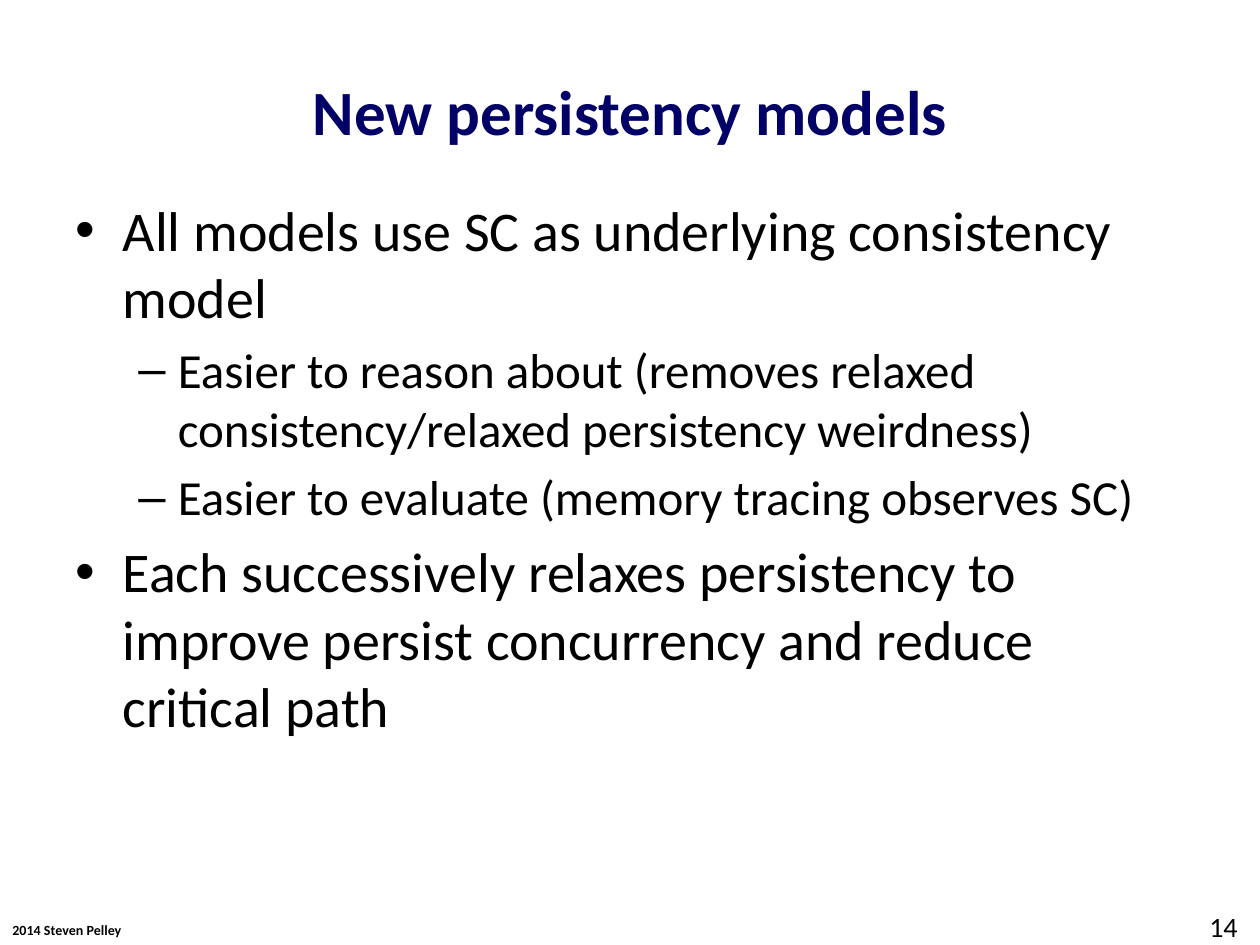
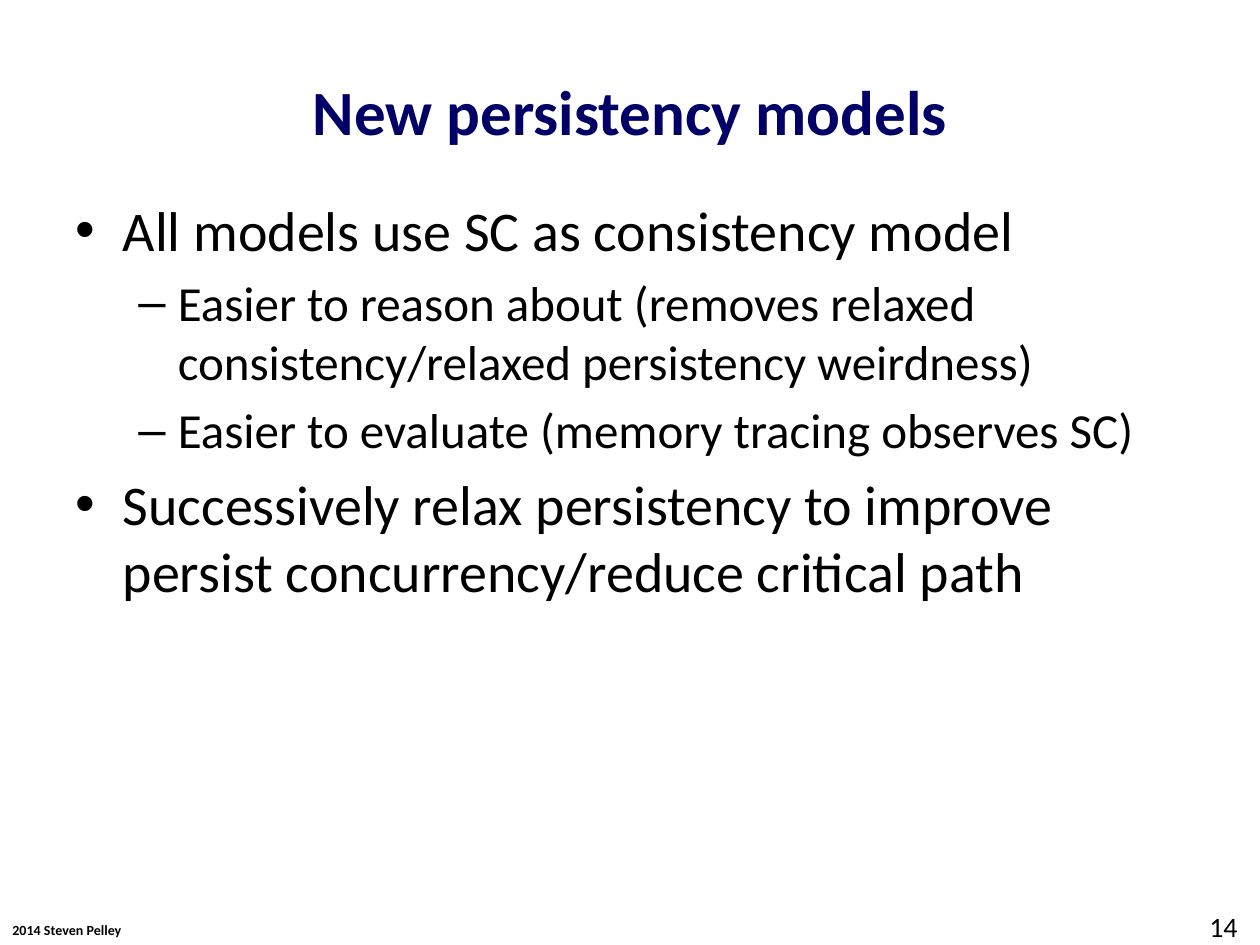
Before and after one commit to Abulila/dissertation, a slide deck: slide 14 of proposal/defense.pptx. Drawn at 1260x945 pixels with LibreOffice and Linux fonts; fonts in the diff are those of the drawing; background and template pictures are left out. Boxes give left, top, right and bottom in pixels: in the first picture for what was removed or moved away, otherwise in the second. Text is boxed around its words. In the diff, an @@ line names an element or a change of style, - is before the commit and + after.

Commit message:
inserting examples for persist epoch races and strand persistency

```diff
--- a/proposal/defense.pptx
+++ b/proposal/defense.pptx
@@ text at <box>123,212,1013,260</box>: text changed @@
-• All models use SC as underlying consistency model
+• All models use SC as consistency model
@@ text at <box>123,486,1053,601</box>: text changed @@
-• Each successively relaxes persistency to improve persist concurrency and reduce critical path
+• Successively relax persistency to improve persist concurrency/reduce critical path
```
Also in this commit, not shown: 6 other slides changed, 1 slide added, 1 slide removed.
